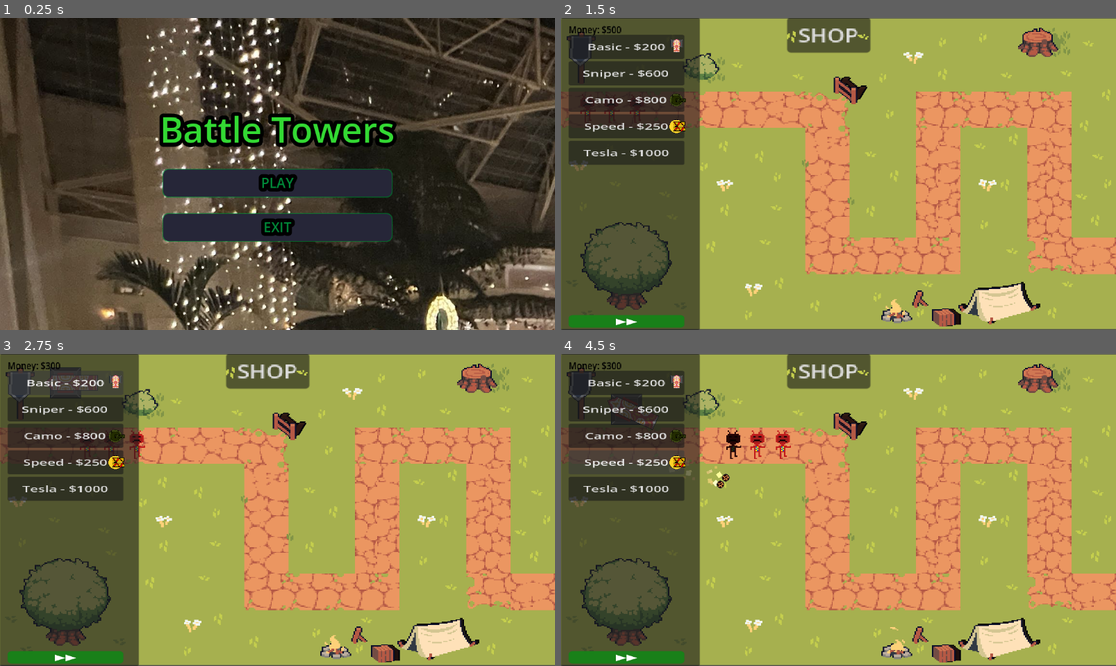
Above: before the commit, frames 1-4 (two rows, left to right).
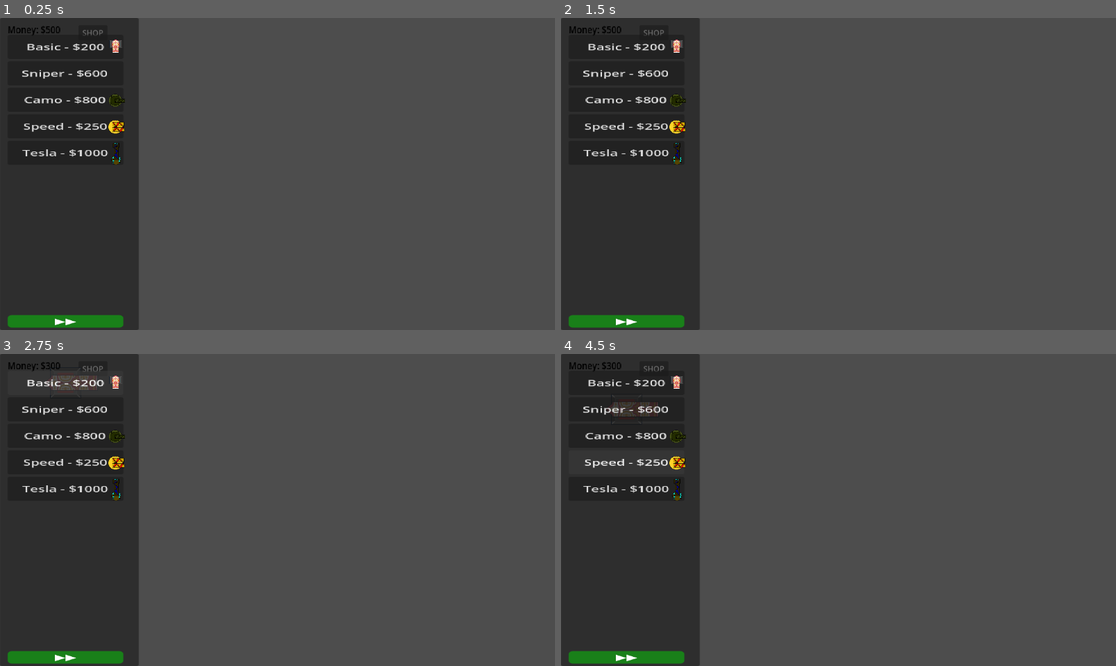
Above: after the commit, the same moments.

Repository: Matthewfrogman/Battle_towers
Game: Godot game, scene res://scenes/shop.tscn
The game is run twice, just before and just after one commit, with the same random seed, the same clock (stepped at 60 frames per second) and the same inputs. Before the commit the project starts from res://scenes/main_menu.tscn.
Inputs (mouse positions are in pixels of both pictures, inside the frame that each line leads up to):
- Up to frame 1 (0.25 s): no input
- Up to frame 2 (1.5 s): click (838, 183) at 0.5 s, where only the run before the commit has a clickable "PLAY"; click (838, 230) at 1.25 s, where only the run before the commit has a clickable "PLAY"
- Up to frame 3 (2.75 s): click "Basic - $200" at 2 s
- Up to frame 4 (4.5 s): click "Sniper - $600" at 2.75 s; click "Camo - $800" at 3.5 s; click "Speed - $250" at 4.25 s

The runs differ from the first frame. In frame 1, 84% of the frame differs, in the area x 0-100%, y 0-100%; in frame 2, 91%; in frame 3, 91%; in frame 4, 91%.

Commit message:
Added the tesla icon

Diff:
--- a/project.godot
+++ b/project.godot
@@ -11,7 +11,7 @@
 [application]
 
 config/name="Battle_Towers"
-run/main_scene="uid://7vd1hu60bn7b"
+run/main_scene="uid://7c5fgd6cuy2o"
 config/features=PackedStringArray("4.6", "Forward Plus")
 config/icon="res://icon.svg"
 
--- a/scenes/shop.tscn
+++ b/scenes/shop.tscn
@@ -7,7 +7,8 @@
 [ext_resource type="Texture2D" uid="uid://bs885t7hk4eqn" path="res://Towers/Images/camo_head.png" id="5_8r1wq"]
 [ext_resource type="Texture2D" uid="uid://csqiuxmrj13mo" path="res://Towers/Images/speedtower.png" id="6_ajxib"]
 [ext_resource type="Texture2D" uid="uid://bna63qbsmfinq" path="res://Towers/Images/speedtower_guns.png" id="7_y6sft"]
-[ext_resource type="Script" uid="uid://dkspbanfbcqvp" path="res://scenes/control.gd" id="8_y6sft"]
+[ext_resource type="Script" path="res://scenes/control.gd" id="8_y6sft"]
+[ext_resource type="Texture2D" uid="uid://byxfvnhcq7bj3" path="res://Towers/Images/tesla.png" id="9_m4ofw"]
 
 [node name="Control" type="Control" unique_id=1070400202]
 layout_mode = 3
@@ -37,6 +38,7 @@
 text = "Money: $150"
 
 [node name="cannon" type="Node2D" parent="CanvasLayer" unique_id=1091392193]
+position = Vector2(0, 1)
 
 [node name="Sprite2D" type="Sprite2D" parent="CanvasLayer/cannon" unique_id=704301060]
 position = Vector2(240.10002, 52.726563)
@@ -49,6 +51,7 @@
 texture = ExtResource("3_032fp")
 
 [node name="camo_tower" type="Node2D" parent="CanvasLayer" unique_id=821899877]
+position = Vector2(0, 1)
 
 [node name="Sprite2D" type="Sprite2D" parent="CanvasLayer/camo_tower" unique_id=1176803442]
 position = Vector2(234.25, 171.49086)
@@ -61,6 +64,7 @@
 texture = ExtResource("5_8r1wq")
 
 [node name="speed_tower" type="Node2D" parent="CanvasLayer" unique_id=1229061688]
+position = Vector2(0, 1)
 
 [node name="Sprite2D" type="Sprite2D" parent="CanvasLayer/speed_tower" unique_id=883156649]
 position = Vector2(239.75, 235.36429)
@@ -71,3 +75,11 @@
 position = Vector2(245.74998, 225.3643)
 scale = Vector2(0.18840581, 0.1884058)
 texture = ExtResource("7_y6sft")
+
+[node name="tesla" type="Node2D" parent="CanvasLayer" unique_id=1259949139]
+position = Vector2(0, 1)
+
+[node name="Sprite2D" type="Sprite2D" parent="CanvasLayer/tesla" unique_id=1961449958]
+position = Vector2(239.99998, 300)
+scale = Vector2(0.095, 0.095000006)
+texture = ExtResource("9_m4ofw")
